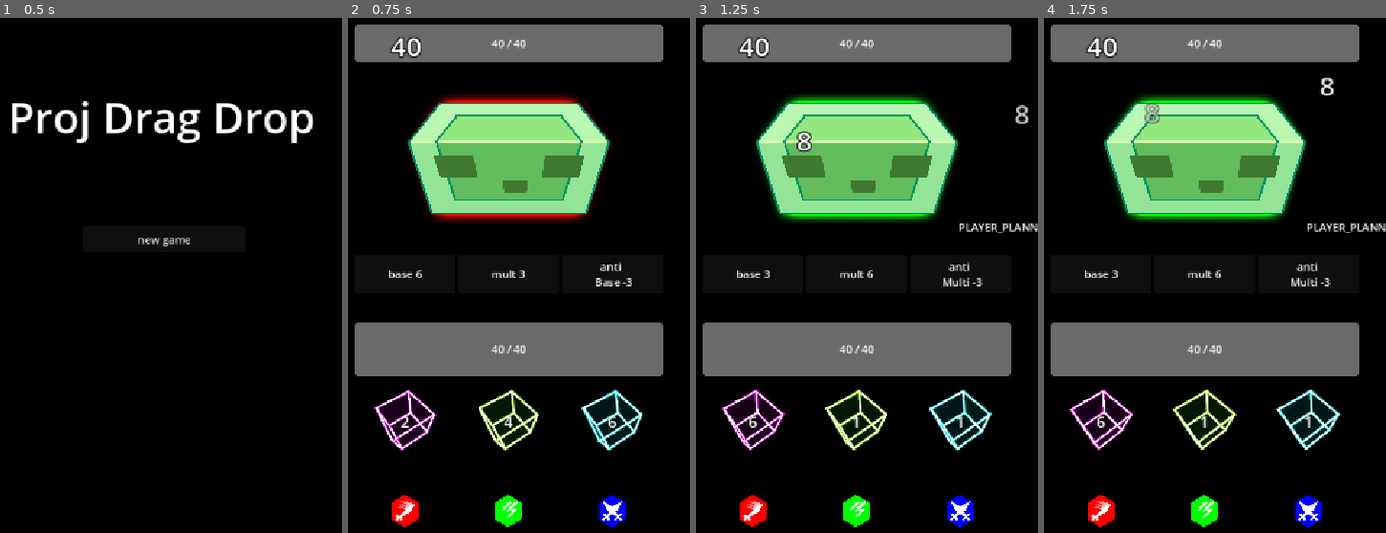
Above: before the commit, frames 1-4 (left to right).
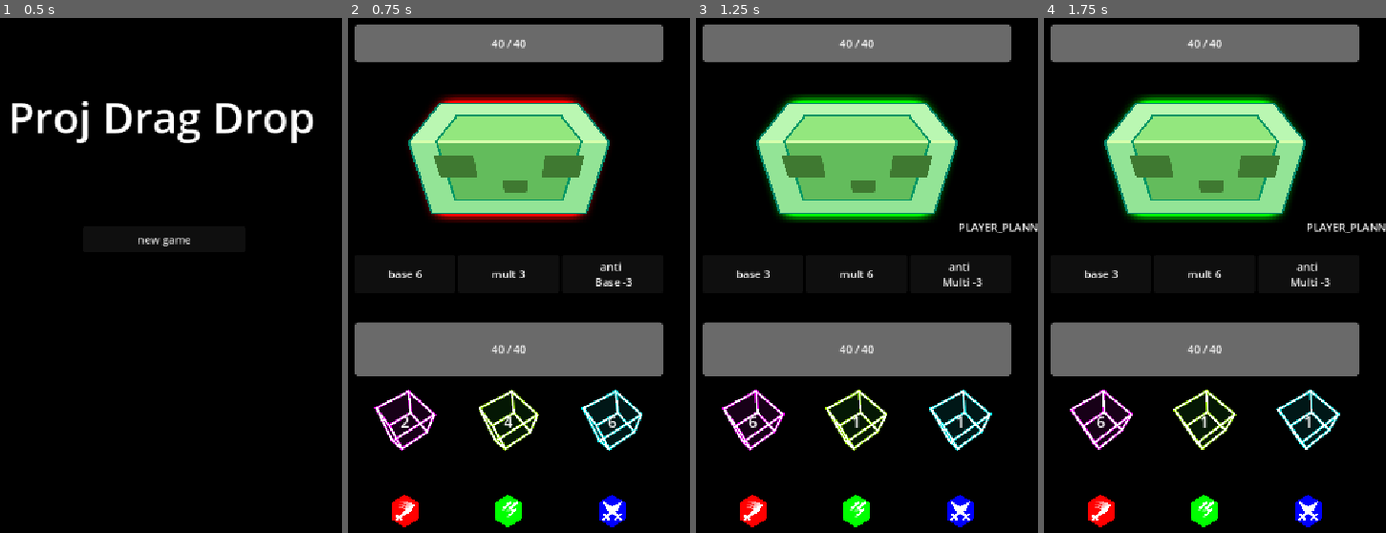
Above: after the commit, the same moments.

Repository: SeeCats/Drag-and-Drop
Game: Godot game, scene res://MainUI/main_menu/main_menu.tscn
The game is run twice, just before and just after one commit, with the same random seed, the same clock (stepped at 60 frames per second) and the same inputs.
Inputs (mouse positions are in pixels of both pictures, inside the frame that each line leads up to):
- Up to frame 1 (0.5 s): no input
- Up to frame 2 (0.75 s): click "new game" at 0.5 s
- Up to frame 3 (1.25 s): no input
- Up to frame 4 (1.75 s): move the mouse to (1102, 48) at 1.27 s; press the mouse at (1102, 48) at 1.28 s

Frame 1 is identical in both runs. In frame 2, 0.2% of the frame differs, in the area x 12-22%, y 3-8%; in frame 3, 0.5%, in the area x 12-98%, y 3-27%; in frame 4, 0.5%.
Error before the commit: Cannot call method 'duplicate' on a null value. (res://MainUI/combat_ui/damage_number/damage_number_zone.gd:16)

Commit message:
savebeforeinputrefactor

Diff:
--- a/MainUI/combat_ui/announce.gd
+++ b/MainUI/combat_ui/announce.gd
@@ -2,6 +2,13 @@
 
 @export var max_length : int = 4
 var combat_log_list : Array[String]
+var drag_start_pos : Vector2
+var drag_end_pos : Vector2
+var is_dragging : bool:
+	set(new_value):
+		if is_dragging == true and new_value == false and (drag_start_pos.x - drag_end_pos.x) >= 100:
+			print("dragged draggeddraggeddraggeddraggeddraggeddraggeddraggeddraggeddraggeddraggeddraggeddragged")
+
 # Called when the node enters the scene tree for the first time.
 func _ready() -> void:
 	GlobalSignal.announced.connect(announce)
@@ -11,3 +18,15 @@
 	if combat_log_list.size() > max_length:
 		combat_log_list.pop_back()
 	text = "\n".join(combat_log_list)
+
+
+func _process(_delta: float) -> void:
+	if Input.is_action_pressed("click"):
+		is_dragging = true
+		print(self, " dragging started")
+		drag_start_pos = get_global_mouse_position()
+
+	if Input.is_action_just_released("click"):
+		is_dragging = false
+		print(self, " dragging ended")
+		drag_end_pos = get_global_mouse_position()
--- a/MainUI/combat_ui/combat_ui.tscn
+++ b/MainUI/combat_ui/combat_ui.tscn
@@ -4,7 +4,6 @@
 [ext_resource type="Script" uid="uid://lmoi1gk3g4sh" path="res://MainUI/combat_ui/damage_number/damage_number_zone.gd" id="1_ox8r1"]
 [ext_resource type="PackedScene" uid="uid://bbg31ufd2qthy" path="res://MainUI/player_vbox/player_vbox.tscn" id="2_ox8r1"]
 [ext_resource type="Script" uid="uid://4ay42wpdbnk" path="res://MainUI/combat_ui/announce.gd" id="3_2xf58"]
-[ext_resource type="PackedScene" uid="uid://1x3l20sts0i8" path="res://MainUI/combat_ui/damage_number/damage_number_zone.tscn" id="4_auw21"]
 [ext_resource type="Script" uid="uid://bpvkg6bv4viqw" path="res://MainUI/combat_ui/State.gd" id="6_auw21"]
 
 [node name="CombatUi" type="Control" unique_id=1252337357]
@@ -41,18 +40,13 @@
 anchors_preset = 10
 anchor_right = 1.0
 offset_top = 57.0
-offset_bottom = 97.0
+offset_bottom = 321.0
 grow_horizontal = 2
 theme_override_font_sizes/font_size = 24
 horizontal_alignment = 1
 vertical_alignment = 1
 autowrap_mode = 1
 script = ExtResource("3_2xf58")
-
-[node name="DamageNumberZone" parent="VBoxContainer2/MarginContainer/Slime" unique_id=1458470042 instance=ExtResource("4_auw21")]
-layout_mode = 0
-offset_top = 0.0
-offset_bottom = 272.0
 
 [node name="MarginContainer2" type="MarginContainer" parent="VBoxContainer2" unique_id=380349769]
 layout_mode = 2
--- a/MainUI/combat_ui/damage_number/damage_number_zone.gd
+++ b/MainUI/combat_ui/damage_number/damage_number_zone.gd
@@ -4,13 +4,16 @@
 @onready var rect: Control = self
 @onready var damage_number: DamageNumber = $DamageNumber
 
-
+var drag_start_pos : Vector2
+var drag_end_pos : Vector2
+var is_dragging : bool
 
 func _ready() -> void:
-	print(self, " in tree")
-	for i in 4:
-		show_damage_number()
-		await get_tree().create_timer(0.3).timeout
+	##print(self, " in tree")
+	##for i in 4:
+	##	show_damage_number()
+	##	await get_tree().create_timer(0.3).timeout
+	return
 
 func show_damage_number():
 	var new_damage_number = damage_number.duplicate()
--- a/MainUI/combat_ui/damage_number/damage_number_zone.tscn
+++ b/MainUI/combat_ui/damage_number/damage_number_zone.tscn
@@ -18,3 +18,5 @@
 offset_right = 117.0
 offset_bottom = 64.0
 theme_override_colors/font_outline_color = Color(0, 0, 0, 1)
+text = "40
+"
